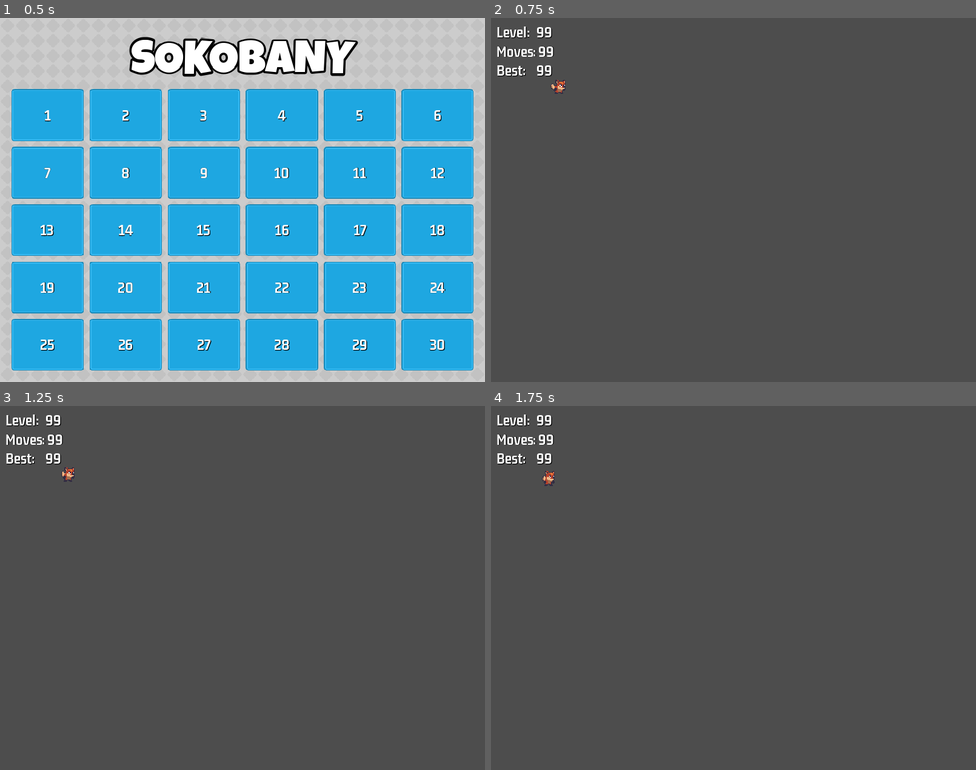
Above: before the commit, frames 1-4 (two rows, left to right).
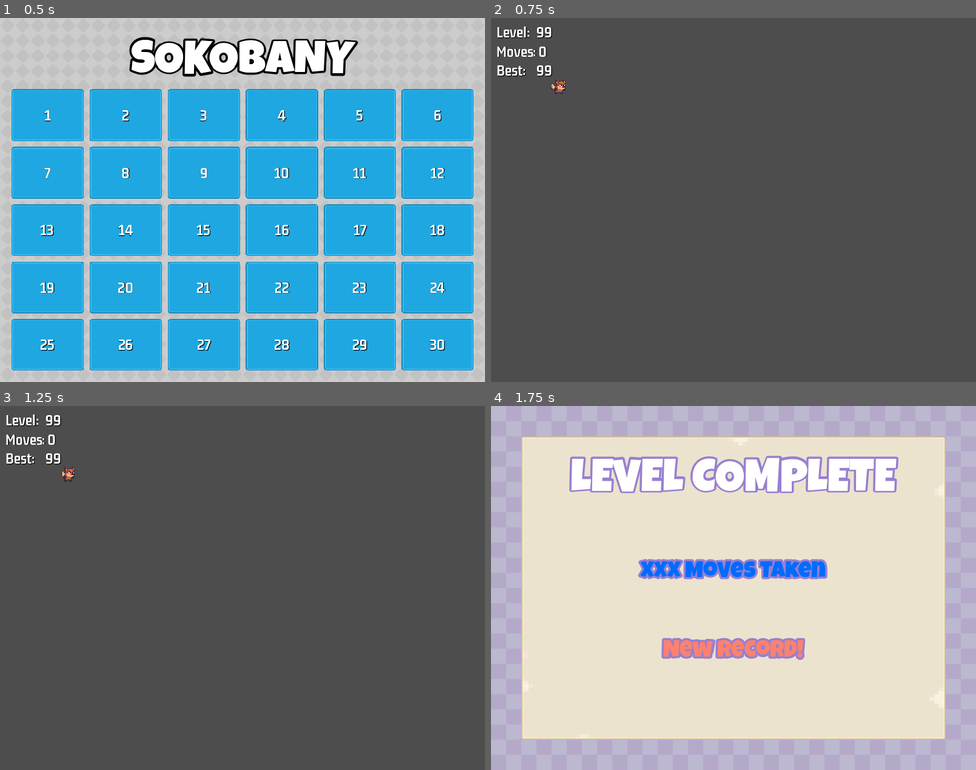
Above: after the commit, the same moments.

Repository: mattburro/Sokoban
Game: Godot game, scene res://main/main.tscn
The game is run twice, just before and just after one commit, with the same random seed, the same clock (stepped at 60 frames per second) and the same inputs.
Inputs (mouse positions are in pixels of both pictures, inside the frame that each line leads up to):
- Up to frame 1 (0.5 s): no input
- Up to frame 2 (0.75 s): tap Enter at 0.5 s; move the mouse to (539, 116) at 0.52 s; press the mouse at (539, 116) at 0.53 s; hold D (right) from 0.53 s (still down)
- Up to frame 3 (1.25 s): keep holding D (right)
- Up to frame 4 (1.75 s): tap Space at 1.25 s; move the mouse to (636, 606) at 1.27 s; release D (right) at 1.28 s; release the mouse at (636, 606) at 1.28 s; hold S (down) from 1.28 s (still down); click (636, 606) at 1.35 s

Frame 1 is identical in both runs. In frame 2, less than 0.1% of the frame differs, in the area x 9-13%, y 7-11%; in frame 3, less than 0.1%; in frame 4, 100%, in the area x 0-100%, y 0-100%.
Error in both runs: Attempt to call function 'get_as_text' in base 'null instance' on a null instance. (res://singletons/game_data.gd:16)

Commit message:
Make HUD and game over screen, save and load moves

Diff:
--- /dev/null
+++ b/assets/LG_Title_96.tres
@@ -0,0 +1,9 @@
+[gd_resource type="LabelSettings" load_steps=2 format=3 uid="uid://ft26mj3ovhhg"]
+
+[ext_resource type="FontFile" uid="uid://bwnejuvdxt7hw" path="res://assets/LuckiestGuy-Regular.ttf" id="1_wjeq3"]
+
+[resource]
+font = ExtResource("1_wjeq3")
+font_size = 96
+outline_size = 18
+outline_color = Color(0, 0, 0, 1)
--- /dev/null
+++ b/game_over_ui/game_over_ui.tscn
@@ -0,0 +1,111 @@
+[gd_scene load_steps=7 format=3 uid="uid://c6416pur2027o"]
+
+[ext_resource type="Texture2D" uid="uid://bpnu6ryfpff1q" path="res://assets/Purple.png" id="1_ly157"]
+[ext_resource type="Texture2D" uid="uid://b688dsk3old3g" path="res://assets/panel_beigeLight.png" id="2_m34ru"]
+[ext_resource type="FontFile" uid="uid://bwnejuvdxt7hw" path="res://assets/LuckiestGuy-Regular.ttf" id="3_e7mno"]
+
+[sub_resource type="LabelSettings" id="LabelSettings_n6g8j"]
+font = ExtResource("3_e7mno")
+font_size = 96
+outline_size = 18
+outline_color = Color(0.592157, 0.498039, 0.815686, 1)
+
+[sub_resource type="LabelSettings" id="LabelSettings_30e4i"]
+font = ExtResource("3_e7mno")
+font_size = 48
+font_color = Color(0, 0.419608, 1, 1)
+outline_size = 18
+outline_color = Color(0.590405, 0.496953, 0.814205, 1)
+
+[sub_resource type="LabelSettings" id="LabelSettings_21lx7"]
+font = ExtResource("3_e7mno")
+font_size = 48
+font_color = Color(1, 0.505882, 0.427451, 1)
+outline_size = 18
+outline_color = Color(0.590405, 0.496953, 0.814205, 1)
+
+[node name="GameOverUI" type="Control"]
+layout_mode = 3
+anchors_preset = 15
+anchor_right = 1.0
+anchor_bottom = 1.0
+grow_horizontal = 2
+grow_vertical = 2
+
+[node name="TextureRect" type="TextureRect" parent="."]
+layout_mode = 1
+anchors_preset = 15
+anchor_right = 1.0
+anchor_bottom = 1.0
+grow_horizontal = 2
+grow_vertical = 2
+texture = ExtResource("1_ly157")
+stretch_mode = 1
+
+[node name="MarginContainer" type="MarginContainer" parent="."]
+layout_mode = 1
+anchors_preset = 15
+anchor_right = 1.0
+anchor_bottom = 1.0
+grow_horizontal = 2
+grow_vertical = 2
+theme_override_constants/margin_left = 64
+theme_override_constants/margin_top = 64
+theme_override_constants/margin_right = 64
+theme_override_constants/margin_bottom = 64
+
+[node name="NinePatchRect" type="NinePatchRect" parent="MarginContainer"]
+layout_mode = 2
+texture = ExtResource("2_m34ru")
+patch_margin_left = 5
+patch_margin_top = 5
+patch_margin_right = 5
+patch_margin_bottom = 5
+
+[node name="MarginContainer" type="MarginContainer" parent="MarginContainer/NinePatchRect"]
+layout_mode = 1
+anchors_preset = 15
+anchor_right = 1.0
+anchor_bottom = 1.0
+grow_horizontal = 2
+grow_vertical = 2
+theme_override_constants/margin_left = 48
+theme_override_constants/margin_top = 48
+theme_override_constants/margin_right = 48
+theme_override_constants/margin_bottom = 48
+
+[node name="VBoxContainer" type="VBoxContainer" parent="MarginContainer/NinePatchRect/MarginContainer"]
+layout_mode = 2
+
+[node name="Label" type="Label" parent="MarginContainer/NinePatchRect/MarginContainer/VBoxContainer"]
+layout_mode = 2
+text = "LEVEL COMPLETE"
+label_settings = SubResource("LabelSettings_n6g8j")
+horizontal_alignment = 1
+vertical_alignment = 1
+
+[node name="Spacer" type="Control" parent="MarginContainer/NinePatchRect/MarginContainer/VBoxContainer"]
+layout_mode = 2
+size_flags_vertical = 3
+
+[node name="MovesLabel" type="Label" parent="MarginContainer/NinePatchRect/MarginContainer/VBoxContainer"]
+layout_mode = 2
+text = "XXX Moves Taken"
+label_settings = SubResource("LabelSettings_30e4i")
+horizontal_alignment = 1
+vertical_alignment = 1
+
+[node name="Spacer2" type="Control" parent="MarginContainer/NinePatchRect/MarginContainer/VBoxContainer"]
+layout_mode = 2
+size_flags_vertical = 3
+
+[node name="RecordLabel" type="Label" parent="MarginContainer/NinePatchRect/MarginContainer/VBoxContainer"]
+layout_mode = 2
+text = "New Record!"
+label_settings = SubResource("LabelSettings_21lx7")
+horizontal_alignment = 1
+vertical_alignment = 1
+
+[node name="Spacer3" type="Control" parent="MarginContainer/NinePatchRect/MarginContainer/VBoxContainer"]
+layout_mode = 2
+size_flags_vertical = 3
--- /dev/null
+++ b/hud/hud.gd
@@ -0,0 +1,14 @@
+extends Control
+
+@onready var level_label = %LevelLabel
+@onready var moves_label = %MovesLabel
+@onready var best_label = %BestLabel
+
+func set_level_label(level: String):
+	level_label.text = level
+
+func set_moves_label(moves: int):
+	moves_label.text = str(moves)
+
+func set_best_label(best: int):
+	best_label.text = str(best)
--- a/hud/hud.tscn
+++ b/hud/hud.tscn
@@ -1,6 +1,7 @@
-[gd_scene load_steps=2 format=3 uid="uid://1i0mbqc7ue5j"]
+[gd_scene load_steps=3 format=3 uid="uid://1i0mbqc7ue5j"]
 
 [ext_resource type="LabelSettings" uid="uid://jp8rnatlmx36" path="res://assets/GM_white_32.tres" id="1_32m8i"]
+[ext_resource type="Script" path="res://hud/hud.gd" id="1_wq5ar"]
 
 [node name="HUD" type="Control"]
 layout_mode = 3
@@ -9,6 +10,7 @@
 anchor_bottom = 1.0
 grow_horizontal = 2
 grow_vertical = 2
+script = ExtResource("1_wq5ar")
 
 [node name="MarginContainer" type="MarginContainer" parent="."]
 layout_mode = 1
--- a/level/level.gd
+++ b/level/level.gd
@@ -26,6 +26,8 @@
 @onready var camera = $Camera2D
 @onready var tile_map = $TileMap
 @onready var player = $Player
+@onready var hud = $CanvasLayer/HUD
+@onready var game_over_ui = $CanvasLayer/GameOverUI
 
 func _ready():
 	_setup_level()
@@ -33,6 +35,8 @@
 func _process(delta):
 	if Input.is_action_just_pressed("quit"):
 		GameManager.load_main_scene()
+
+	hud.set_moves_label(++_total_moves)
 
 	var move_direction: Vector2i = Vector2i.ZERO
 
@@ -104,7 +108,9 @@
 		if not _is_cell_box(cell):
 			return
 
-	print ("GAME OVER")
+	game_over_ui.show()
+	hud.hide()
+	ScoreManager.level_completed(GameManager.get_level_selected(), _total_moves)
 
 #endregion
 
@@ -122,6 +128,10 @@
 
 	_place_player_on_tile(Vector2i(player_start.x, player_start.y))
 	_center_camera_on_tiles()
+
+	_total_moves = 0
+	hud.set_moves_label(_total_moves)
+	hud.set_level_label(level_number)
 
 func _add_layer_tiles(layer_tiles: Array, layer_name: String):
 	for tile_coord in layer_tiles:
--- a/level/level.tscn
+++ b/level/level.tscn
@@ -1,9 +1,10 @@
-[gd_scene load_steps=7 format=3 uid="uid://bnh46cdgrv5co"]
+[gd_scene load_steps=8 format=3 uid="uid://bnh46cdgrv5co"]
 
 [ext_resource type="Texture2D" uid="uid://btoqojxyrclqv" path="res://assets/spritesheet.png" id="1_14iu6"]
 [ext_resource type="Script" path="res://level/level.gd" id="1_ff0wf"]
 [ext_resource type="PackedScene" uid="uid://ymlagjrk0cxe" path="res://player/player.tscn" id="2_butqe"]
 [ext_resource type="PackedScene" uid="uid://1i0mbqc7ue5j" path="res://hud/hud.tscn" id="4_vljrh"]
+[ext_resource type="PackedScene" uid="uid://c6416pur2027o" path="res://game_over_ui/game_over_ui.tscn" id="5_3bbvv"]
 
 [sub_resource type="TileSetAtlasSource" id="TileSetAtlasSource_6mv7q"]
 resource_name = "level_tiles"
@@ -49,3 +50,6 @@
 [node name="CanvasLayer" type="CanvasLayer" parent="."]
 
 [node name="HUD" parent="CanvasLayer" instance=ExtResource("4_vljrh")]
+
+[node name="GameOverUI" parent="CanvasLayer" instance=ExtResource("5_3bbvv")]
+visible = false
--- a/main/main.gd
+++ b/main/main.gd
@@ -7,6 +7,7 @@
 @onready var grid_container = $MarginContainer/VBoxContainer/GridContainer
 
 func _ready():
+	ScoreManager.load_scores()
 	setup_level_buttons()
 
 func setup_level_buttons():
--- a/main/main.tscn
+++ b/main/main.tscn
@@ -1,14 +1,8 @@
-[gd_scene load_steps=5 format=3 uid="uid://sf8cqrcme8h7"]
+[gd_scene load_steps=4 format=3 uid="uid://sf8cqrcme8h7"]
 
 [ext_resource type="Script" path="res://main/main.gd" id="1_hsveb"]
 [ext_resource type="Texture2D" uid="uid://bok1snb2sin4u" path="res://assets/Gray.png" id="1_sk7fp"]
-[ext_resource type="FontFile" uid="uid://bwnejuvdxt7hw" path="res://assets/LuckiestGuy-Regular.ttf" id="2_5rm7i"]
-
-[sub_resource type="LabelSettings" id="LabelSettings_aywhf"]
-font = ExtResource("2_5rm7i")
-font_size = 96
-outline_size = 18
-outline_color = Color(0, 0, 0, 1)
+[ext_resource type="LabelSettings" uid="uid://ft26mj3ovhhg" path="res://assets/LG_Title_96.tres" id="3_78l8b"]
 
 [node name="Main" type="CanvasLayer"]
 script = ExtResource("1_hsveb")
@@ -39,7 +33,7 @@
 [node name="TitleLabel" type="Label" parent="MarginContainer/VBoxContainer"]
 layout_mode = 2
 text = "SOKOBANY"
-label_settings = SubResource("LabelSettings_aywhf")
+label_settings = ExtResource("3_78l8b")
 horizontal_alignment = 1
 vertical_alignment = 1
 
--- a/project.godot
+++ b/project.godot
@@ -20,6 +20,7 @@
 SignalManager="*res://singletons/signal_manager.gd"
 GameData="*res://singletons/game_data.gd"
 GameManager="*res://singletons/game_manager.gd"
+ScoreManager="*res://singletons/score_manager.gd"
 
 [display]
 
--- /dev/null
+++ b/singletons/score_manager.gd
@@ -0,0 +1,41 @@
+extends Node
+
+const SCORE_FILE: String = "user://scores.bat"
+const MAX_SCORE: int = 10000
+
+var _best_scores: Dictionary = {}
+
+func load_scores():
+	if not FileAccess.file_exists(SCORE_FILE):
+		return
+
+	var file = FileAccess.open(SCORE_FILE, FileAccess.READ)
+	_best_scores = JSON.parse_string(file.get_as_text())
+
+func save_scores():
+	if not FileAccess.file_exists(SCORE_FILE):
+		return
+
+	var file = FileAccess.open(SCORE_FILE, FileAccess.WRITE)
+	file.store_string(JSON.stringify(_best_scores))
+
+func level_has_score(level: String):
+	return level in _best_scores
+
+func get_level_score(level: String) -> int:
+	if level_has_score(level):
+		return _best_scores[level]
+	else:
+		return MAX_SCORE
+
+func is_score_best(level: String, moves: int) -> bool:
+	if not level_has_score(level) or get_level_score(level) > moves:
+		return true
+	else:
+		return false
+
+func level_completed(level: String, moves: int):
+	if is_score_best(level, moves):
+		_best_scores[level] = moves
+
+	save_scores()
